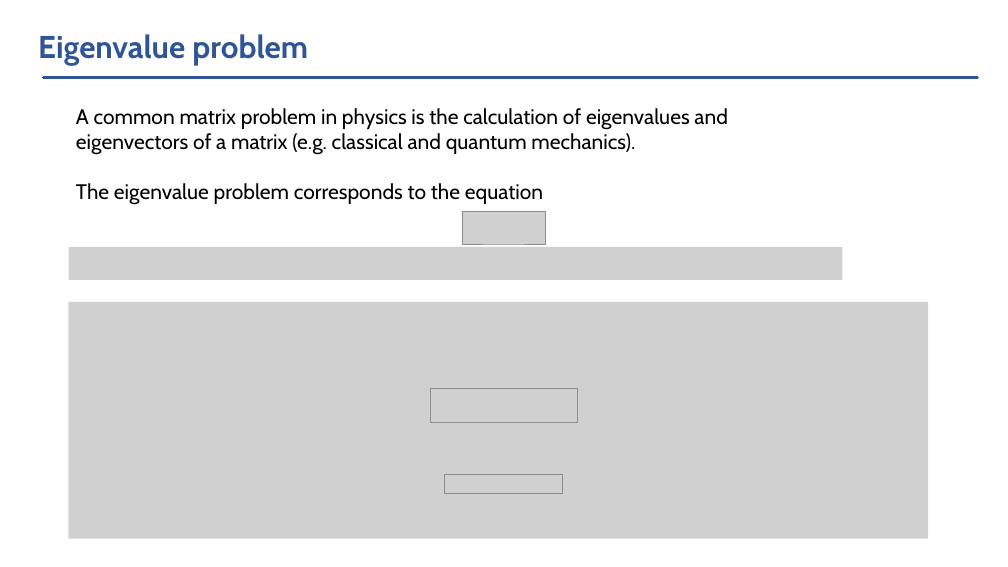
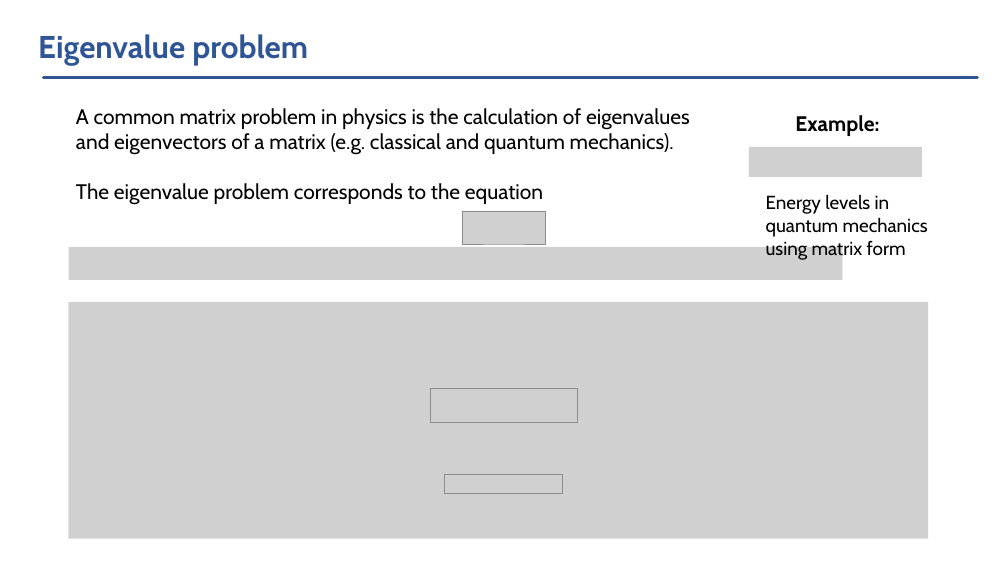
Before and after one commit to vlvovch/PHYS6350-ComputationalPhysics, a slide deck: slide 12 of slides/Lecture5-01-30-23-LinearAlgebra-2.pptx. Drawn at 1008x567 pixels with LibreOffice and Linux fonts; fonts in the diff are those of the drawing; grey boxes stand for pictures. Boxes give left, top, right and bottom in pixels: in the first picture for what was removed or moved away, otherwise in the second. Text is boxed around its words. In the diff, an @@ line names an element or a change of style, - is before the commit and + after.

```diff
--- a/slides/Lecture5-01-30-23-LinearAlgebra-2.pptx
+++ b/slides/Lecture5-01-30-23-LinearAlgebra-2.pptx
@@ text "A common matrix problem in ..." rewrapped from (76,108,727,205) to (76,108,690,205) @@
@@ text added at (795,115,879,136), 20 pt, text #000000, bold @@
+Example:
@@ picture added at (749,147,923,177) @@
@@ text added at (766,194,928,260), 18 pt, text #000000 @@
+Energy levels in quantum mechanics
+using matrix form
```
Also in this commit, not shown: 2 other slides changed, 4 other files.
